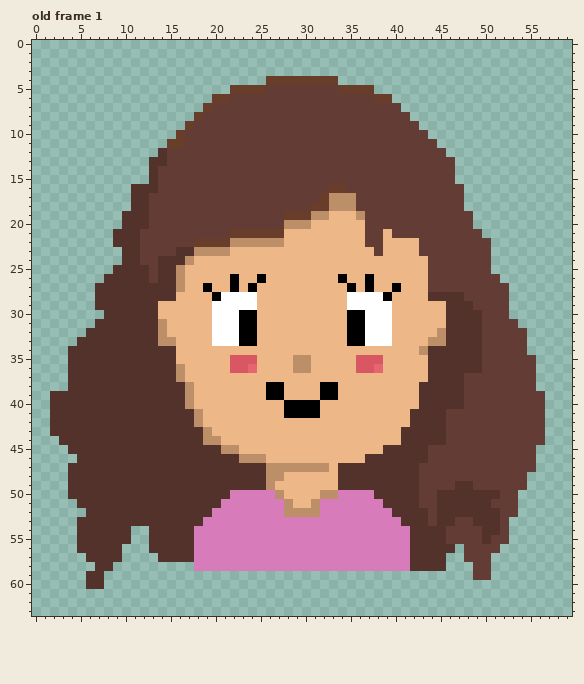
A pixel-art file gets an edit: Assets/HappyWife.aseprite. That is the earlier state.
60x64 pixels, 1 frame. Colours within 5 levels of each other are drawn and written as one. Shown: old frame 1. The commit also changed other frames, which this record leaves out.
After:
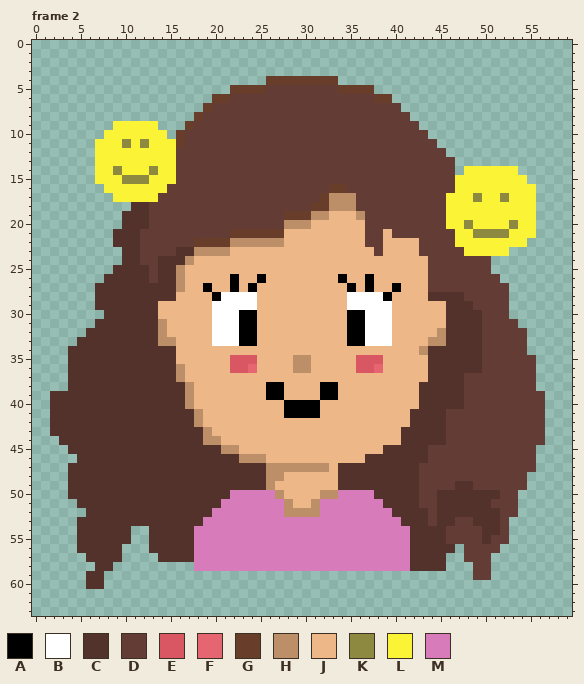
Palette (. is transparent): A #000000  B #ffffff  C #54322c  D #633c36  E #d95763  F #e56571  G #683d29  H #bd8f68  J #eeb788  K #8d8941  L #fbf336  M #d77bba
A new or re-ordered frame is compared with the old frame closest to it.
Commit message: Different wife moods and animations
The edit:
frames 1 -> 3
--- frame 2 is new; against old frame 1, layer "Layer 1"
@@ x 0..59 @@
  8 ..................GDDDDDDDDDDDDDDDDDDDDDDD..................
- 9 .................GDDDDDDDDDDDDDDDDDDDDDDDDD.................
-10 ................GDDDDDDDDDDDDDDDDDDDDDDDDDDD................
-11 ...............GGDDDDDDDDDDDDDDDDDDDDDDDDDDDD...............
-12 ..............CDDDDDDDDDDDDDDDDDDDDDDDDDDDDDDD..............
-13 .............CCDDDDDDDDDDDDDDDDDDDDDDDDDDDDDDDD.............
-14 .............CDDDDDDDDDDDDDDDDDDDDDDDDDDDDDDDDD.............
-15 .............CDDDDDDDDDDDDDDDDDDDDDDDDDDDDDDDDD.............
-16 ...........CCCDDDDDDDDDDDDDDDDDDDGGDDDDDDDDDDDDD............
-17 ...........CCDDDDDDDDDDDDDDDDDDDGHHHDDDDDDDDDDDD............
-18 ...........CCDDDDDDDDDDDDDDDDDDGGHHHDDDDDDDDDDDD............
-19 ..........CCCDDDDDDDDDDDDDDDGGGHHJJJHDDDDDDDDDDDD...........
-20 ..........CCCDDDDDDDDDDDDDDDHHHJJJJJJDDDDDDDDDDDD...........
-21 .........CCCDDDDDDDDDDGGGGGGJJJJJJJJJDDJDDDDDDDDDD..........
-22 .........CCCDDDDDDGGGGHHHHHHJJJJJJJJJDDJJJJDDDDDDDD.........
-23 ..........CCDDDDCCHHHHJJJJJJJJJJJJJJJJDJJJJDDDDDDDD.........
+ 9 .........LLLLL...GDDDDDDDDDDDDDDDDDDDDDDDDD.................
+10 ........LLLLLLL.GDDDDDDDDDDDDDDDDDDDDDDDDDDD................
+11 .......LLLKLKLLLGDDDDDDDDDDDDDDDDDDDDDDDDDDDD...............
+12 .......LLLLLLLLLDDDDDDDDDDDDDDDDDDDDDDDDDDDDDD..............
+13 .......LLLLLLLLLDDDDDDDDDDDDDDDDDDDDDDDDDDDDDDD.............
+14 .......LLKLLLKLLDDDDDDDDDDDDDDDDDDDDDDDDDDDDDDD.LLLLLL......
+15 .......LLLKKKLLLDDDDDDDDDDDDDDDDDDDDDDDDDDDDDDDLLLLLLLL.....
+16 ........LLLLLLLDDDDDDDDDDDDDDDDDDGGDDDDDDDDDDDDLLLLLLLLL....
+17 .........LLLLLDDDDDDDDDDDDDDDDDDGHHHDDDDDDDDDDLLLKLLKLLL....
+18 ...........CCDDDDDDDDDDDDDDDDDDGGHHHDDDDDDDDDDLLLLLLLLLL....
+19 ..........CCCDDDDDDDDDDDDDDDGGGHHJJJHDDDDDDDDDLLLLLLLLLL....
+20 ..........CCCDDDDDDDDDDDDDDDHHHJJJJJJDDDDDDDDDLLKLLLLKLL....
+21 .........CCCDDDDDDDDDDGGGGGGJJJJJJJJJDDJDDDDDDDLLKKKKLLL....
+22 .........CCCDDDDDDGGGGHHHHHHJJJJJJJJJDDJJJJDDDDLLLLLLLL.....
+23 ..........CCDDDDCCHHHHJJJJJJJJJJJJJJJJDJJJJDDDDDLLLLL.......
 24 ..........CCDDCCCHJJJJJJJJJJJJJJJJJJJJJJJJJJDDDDDDD.........
